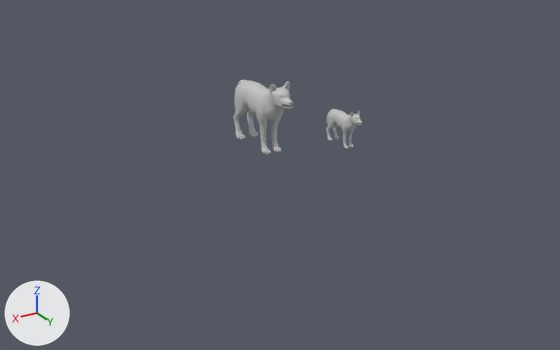
A saved change to the OBJ model res/models/wolf_1.obj.
Both versions are drawn from a 50 mm camera at (29.2, 51.7, 22.8) aimed at (-0.3, 2.6, -1.8). The axes (+X, +Y, +Z) are drawn at lower left. The lights are the same throughout. Where no turn or scale is listed for an object, it has been applied to the vertices.

Objects in the first picture: 'Wolf.001_Cube.000', 'Wolf_Cube.001'.
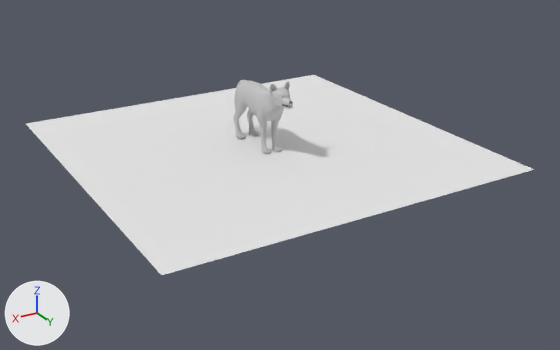
Changed parts and their boxes [x1, y1, x2, y2] in the pictures (560 x 350 px):
'Boden_Plane', added: after [26, 75, 534, 275]
'Wolf.001_Cube.000', deleted: before [326, 109, 362, 149]

Diff of the bpy script that builds the scene:
```diff
--- a/res/models/wolf_1.obj.py
+++ b/res/models/wolf_1.obj.py
@@ mat_none @@
+mat_none = principled_material('None')
+mat_none.base_color = (0.8, 0.8, 0.8)  # white #e7e7e7
+mat_none.roughness = 1.0
@@ me_boden_plane @@
+me_boden_plane.from_pydata([(15.2, -15.2, 0.0), (-15.2, -15.2, 0.0), (15.2, 15.2, 0.0), (-15.2, 15.2, 0.0)], [], [(1, 0, 3), (0, 2, 3)])
+me_boden_plane.materials.append(mat_none)  # white #e7e7e7
@@ ob_wolf_001_cube_000 @@
-ob_wolf_001_cube_000 = bpy.data.objects.new('Wolf.001_Cube.000', me_wolf_001_cube_000)
-ob_wolf_001_cube_000.location = (0.0, 0.0, 0.0)
@@ ob_boden_plane @@
+ob_boden_plane = bpy.data.objects.new('Boden_Plane', me_boden_plane)
+ob_boden_plane.location = (0.0, 0.0, 0.0)
```
